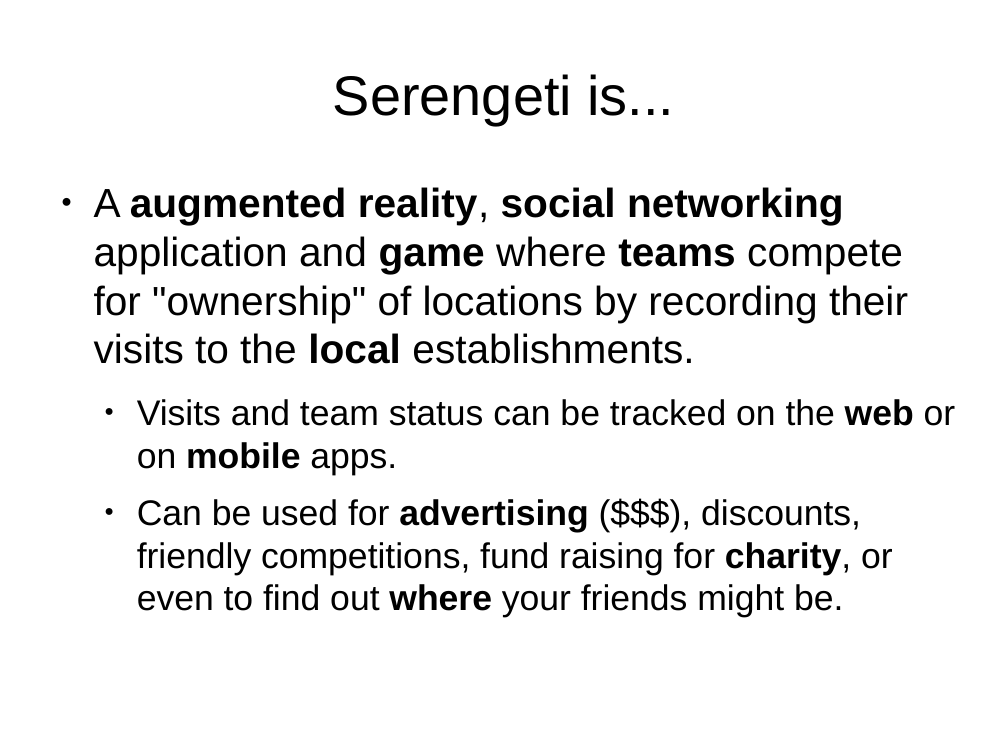
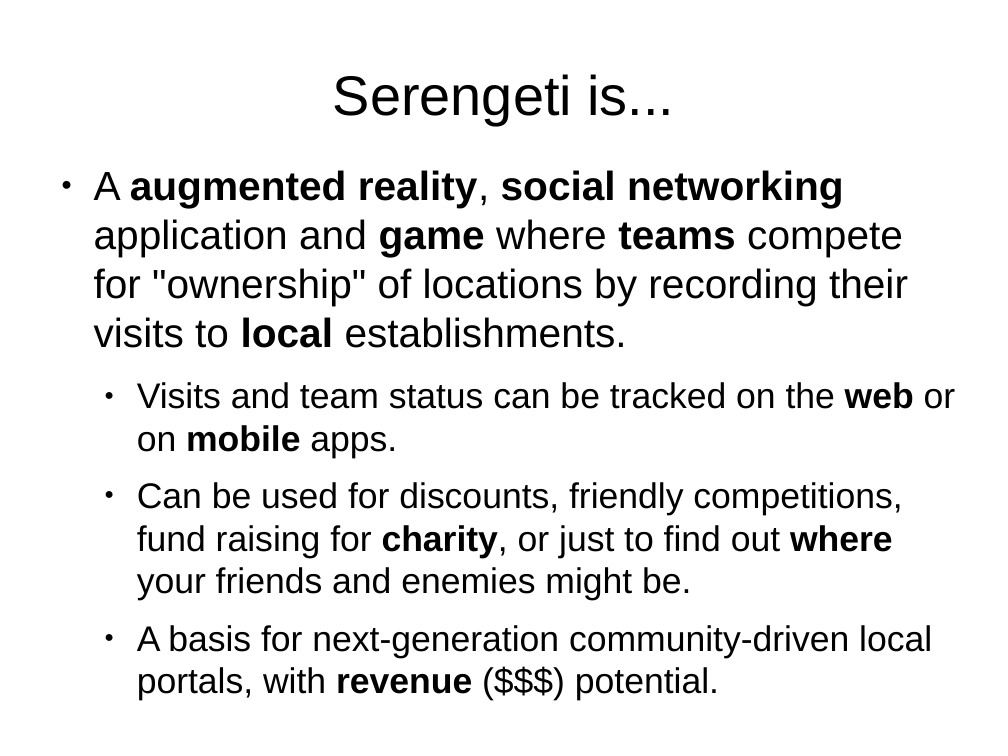
Before and after one commit to lmucs/playserengeti, a slide deck: slide 3 of serengeti/src/site/serengeti.odp. Drawn at 1008x756 pixels with LibreOffice and Linux fonts; fonts in the diff are those of the drawing. Boxes give left, top, right and bottom in pixels: in the first picture for what was removed or moved away, otherwise in the second. Text is boxed around its words. In the diff, an @@ line names an element or a change of style, - is before the commit and + after.

Commit message:
More progress

```diff
--- a/serengeti/src/site/serengeti.odp
+++ b/serengeti/src/site/serengeti.odp
@@ text "A augmented reality, social networking ...": place and size @@
-text "A augmented reality, social networking ..." at <box>94,187,956,618</box>
+text "A augmented reality, social networking ..." at <box>94,170,956,701</box>
@@ text at <box>94,170,908,348</box>: text changed @@
-● A augmented reality, social networking application and game where teams compete for "ownership" of locations by recording their visits to the local establishments.
+● A augmented reality, social networking application and game where teams compete for "ownership" of locations by recording their visits to local establishments.
@@ text at <box>137,482,932,701</box>: text changed @@
-  ● Can be used for advertising ($$$), discounts, friendly competitions, fund raising for charity, or even to find out where your friends might be.
+  ● Can be used for discounts, friendly competitions, fund raising for charity, or just to find out where your friends and enemies might be.
+  ● A basis for next-generation community-driven local portals, with revenue ($$$) potential.
```
Also in this commit, not shown: 8 other slides changed, 7 slides added, 8 slides removed.
